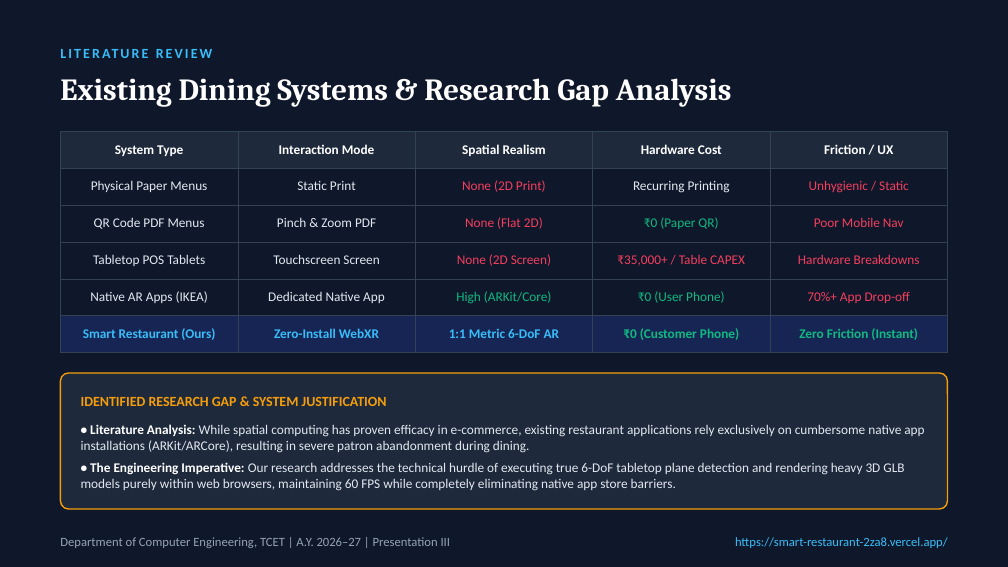
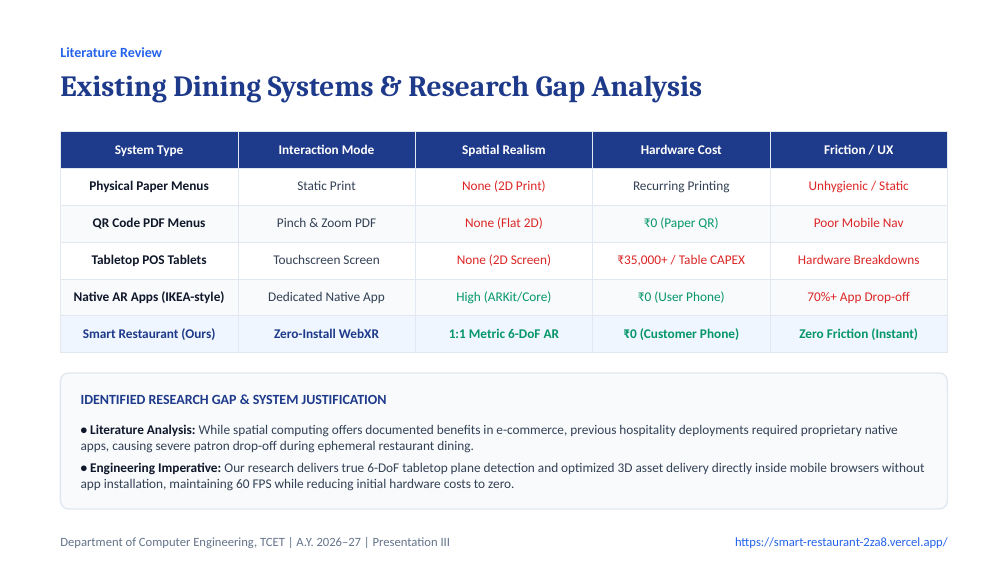
Before and after one commit to MANAV0060/Smart-Restaurant, a slide deck: slide 5 of Smart_Restaurant_Presentation_III.pptx. Drawn at 1008x567 pixels with LibreOffice and Linux fonts; fonts in the diff are those of the drawing. Boxes give left, top, right and bottom in pixels: in the first picture for what was removed or moved away, otherwise in the second. Text is boxed around its words. In the diff, an @@ line names an element or a change of style, - is before the commit and + after.

Commit message:
style(presentation): refactor PPTX to clean, professional white-and-navy academic theme

```diff
--- a/Smart_Restaurant_Presentation_III.pptx
+++ b/Smart_Restaurant_Presentation_III.pptx
@@ background #0F172A to #FFFFFF @@
@@ text at <box>60,47,162,57</box>: text changed; text colour #38BDF8 to #2563EB @@
-LITERATURE REVIEW
+Literature Review
@@ text "Existing Dining Systems & Research ..." at <box>60,75,703,103</box>: size 22 to 21 pt, text colour #FFFFFF to #1E3A8A @@
@@ table at <box>60,131,948,353</box> @@
-row 5, column 1: Native AR Apps (IKEA)
+row 5, column 1: Native AR Apps (IKEA-style)
@@ fill #1E293B to #1E3A8A in row 1 @@
@@ fill none to #FFFFFF in 10 cells @@
@@ fill none to #F8FAFC in 10 cells @@
@@ fill #172554 to #EFF6FF in row 6 @@
@@ text colour #E2E8F0 to #0F172A, bold on in "Physical Paper Menus", "QR Code PDF Menus", "Tabletop POS Tablets" @@
@@ text colour #E2E8F0 to #334155 in "Static Print", "Recurring Printing", "Pinch & Zoom PDF", "Touchscreen Screen" and 1 more places @@
@@ text colour #F43F5E to #DC2626 in "None (2D Print)", "Unhygienic / Static", "None (Flat 2D)", "Poor Mobile Nav" and 4 more places @@
@@ text colour #10B981 to #059669 in "₹0 (Paper QR)", "High (ARKit/Core)", "₹0 (User Phone)", "₹0 (Customer Phone)" and 1 more places @@
@@ text colour #38BDF8 to #1E3A8A in "Smart Restaurant (Ours)", "Zero-Install WebXR" @@
@@ text colour #38BDF8 to #059669 in "1:1 Metric 6-DoF AR" @@
@@ borders changed @@
@@ rounded rectangle at <box>60,373,948,509</box>: fill #1E293B to #F8FAFC; outline #F59E0B 1 pt to #E2E8F0 1 pt @@
@@ text "IDENTIFIED RESEARCH GAP & SYSTEM ..." at <box>81,395,387,404</box>: text colour #F59E0B to #1E3A8A @@
@@ text at <box>81,424,924,491</box>: text changed; text colour #E2E8F0 to #334155 @@
-• Literature Analysis: While spatial computing has proven efficacy in e-commerce, existing restaurant applications rely exclusively on cumbersome native app installations (ARKit/ARCore), resulting in severe patron abandonment during dining.
-• The Engineering Imperative: Our research addresses the technical hurdle of executing true 6-DoF tabletop plane detection and rendering heavy 3D GLB models purely within web browsers, maintaining 60 FPS while completely eliminating native app store barriers.
+• Literature Analysis: While spatial computing offers documented benefits in e-commerce, previous hospitality deployments required proprietary native apps, causing severe patron drop-off during ephemeral restaurant dining.
+• Engineering Imperative: Our research delivers true 6-DoF tabletop plane detection and optimized 3D asset delivery directly inside mobile browsers without app installation, maintaining 60 FPS while reducing initial hardware costs to zero.
@@ text "Department of Computer Engineering, TCET ..." at <box>60,537,451,548</box>: text colour #94A3B8 to #64748B @@
@@ text "https://smart-restaurant-2za8.vercel.app/" at <box>735,537,948,548</box>: text colour #38BDF8 to #2563EB @@
```
Also in this commit, not shown: 19 other slides changed, 1 other file.
